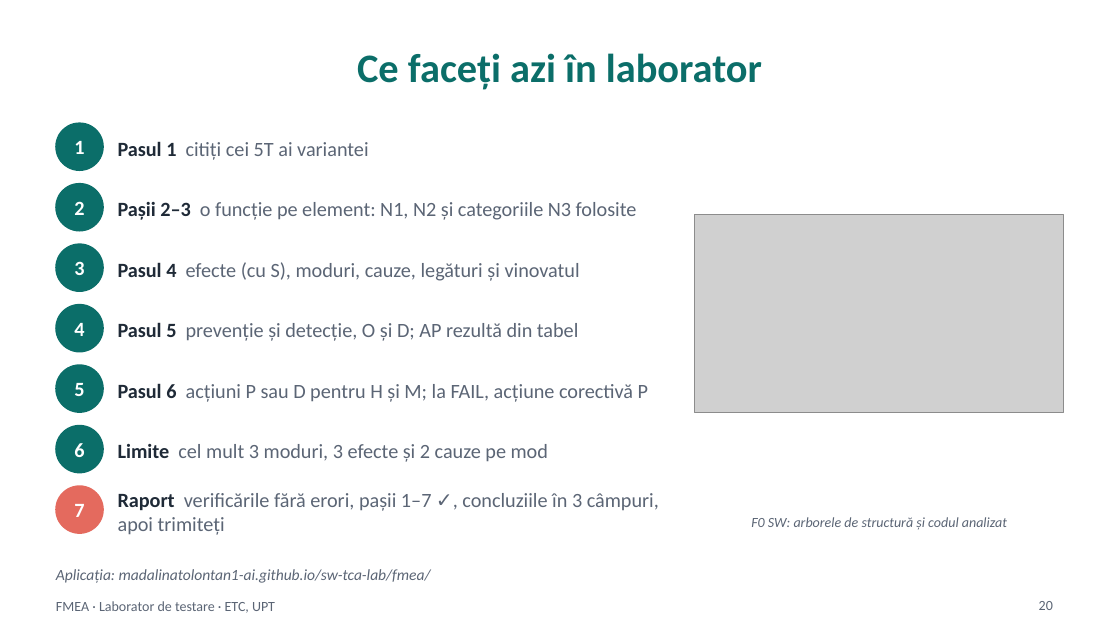
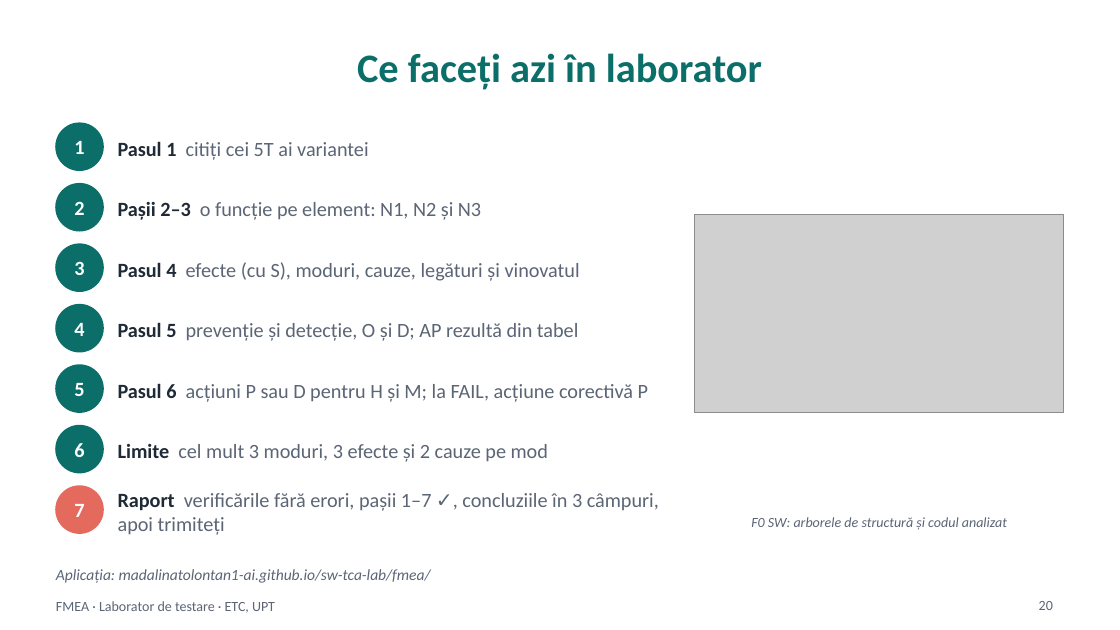
Before and after one commit to madalinatolontan1-ai/sw-tca-lab, a slide deck: slide 20 of materials/fmea_deck_src/FMEA_curs_RO_draft.pptx. Drawn at 1120x630 pixels with LibreOffice and Linux fonts; fonts in the diff are those of the drawing; grey boxes stand for pictures. Boxes give left, top, right and bottom in pixels: in the first picture for what was removed or moved away, otherwise in the second. Text is boxed around its words. In the diff, an @@ line names an element or a change of style, - is before the commit and + after.

```diff
--- a/materials/fmea_deck_src/FMEA_curs_RO_draft.pptx
+++ b/materials/fmea_deck_src/FMEA_curs_RO_draft.pptx
@@ text at [118,202,481,220]: text changed @@
-Pașii 2–3 o funcție pe element: N1, N2 și categoriile N3 folosite
+Pașii 2–3 o funcție pe element: N1, N2 și N3
```
Also in this commit, not shown: 3 other slides changed, 21 other files.
